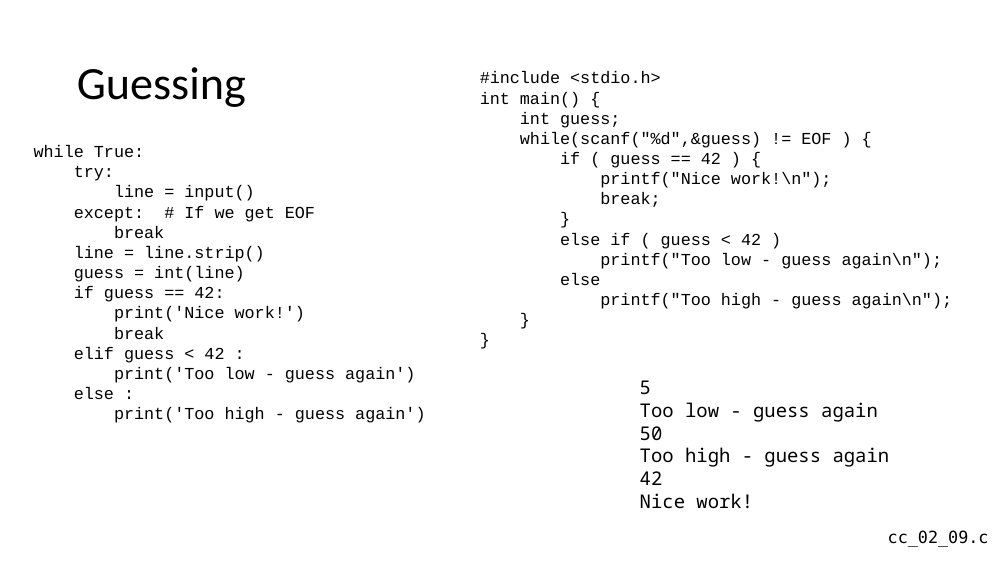
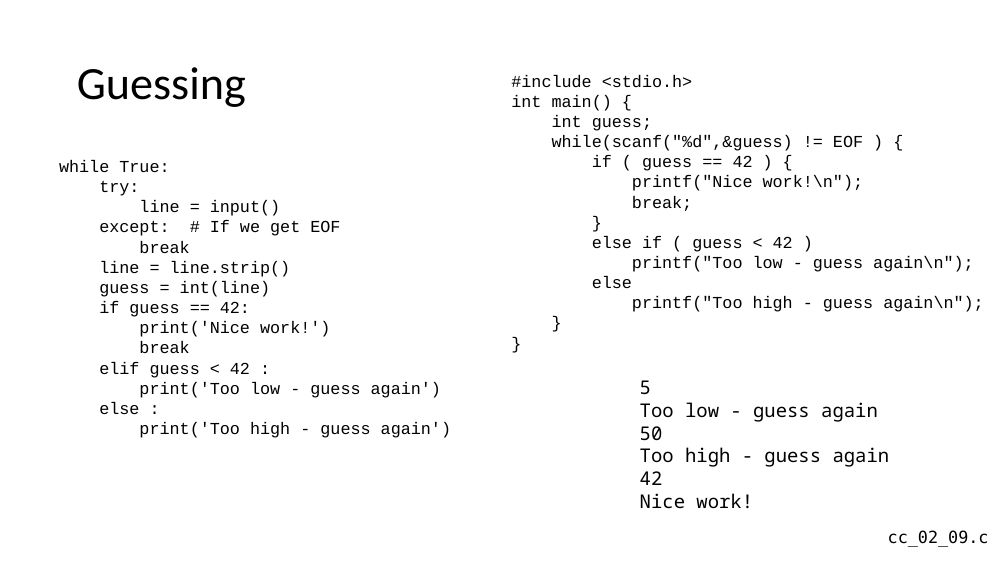
Before and after one commit to csev/cc4e, a slide deck: slide 19 of lectures/CC-02-Python.pptx. Drawn at 1008x567 pixels with LibreOffice and Linux fonts; fonts in the diff are those of the drawing. Boxes give left, top, right and bottom in pixels: in the first picture for what was removed or moved away, otherwise in the second. Text is boxed around its words. In the diff, an @@ line names an element or a change of style, - is before the commit and + after.

```diff
--- a/lectures/CC-02-Python.pptx
+++ b/lectures/CC-02-Python.pptx
@@ text "#include <stdio.h>": place and size @@
-text "#include <stdio.h>" at bbox=[480, 71, 953, 309]
+text "#include <stdio.h>" at bbox=[511, 75, 984, 312]
@@ text "while True:": place and size @@
-text "while True:" at bbox=[34, 145, 425, 423]
+text "while True:" at bbox=[59, 160, 451, 438]
```
Also in this commit, not shown: 3 slides added, 2 other files.
